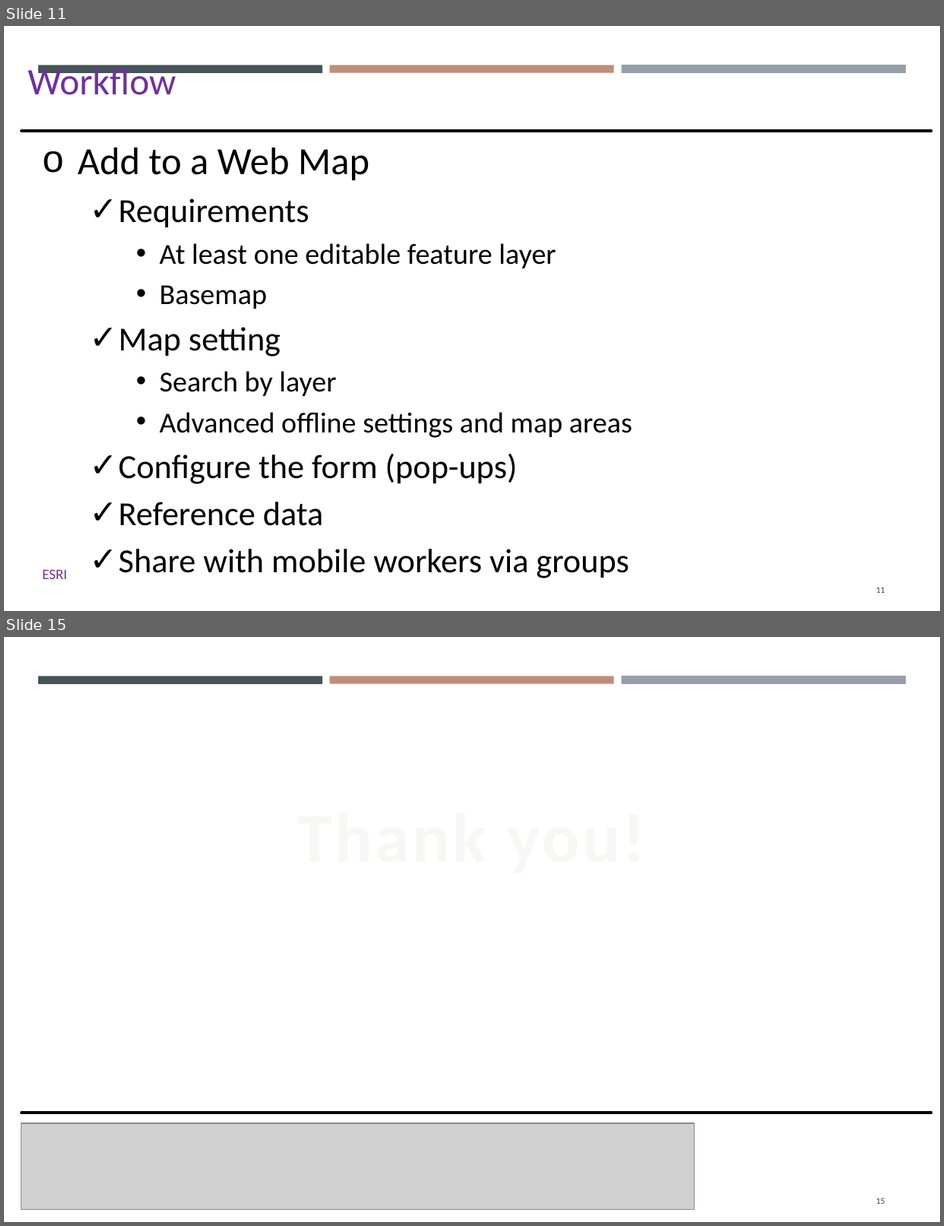
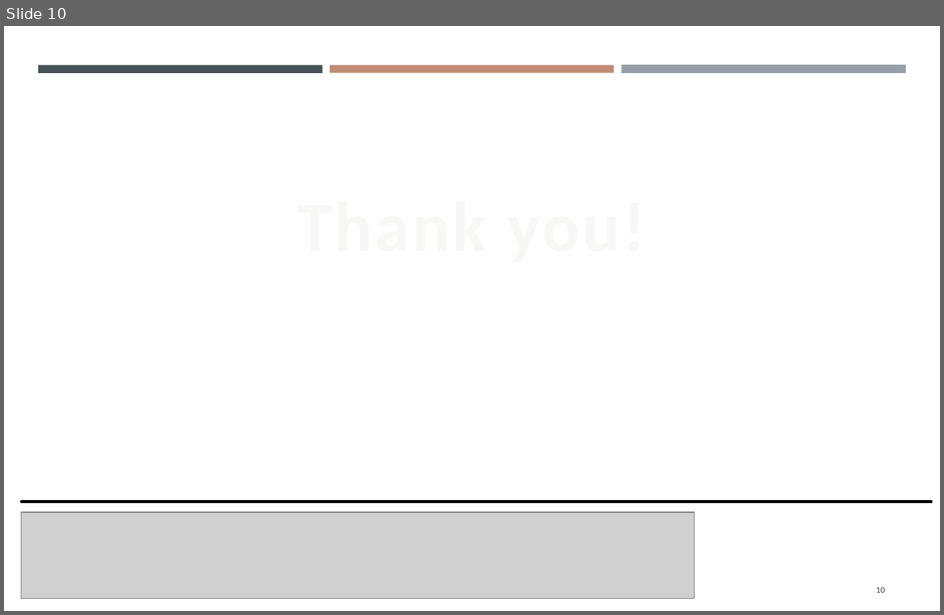
Before and after one commit to gisynw/Field_Techniques, a slide deck: docs/Lectures/Week04/Lecture09_GEOG3319_Suvery123 and Collector.pptx. Shown one above the other, each under a label of ours: slides 11 and 15 before the commit, slide 10 after it; the slides between them are not shown. The pictures are 944x1226 and 944x615 pixels, drawn with LibreOffice and Linux fonts; fonts in the diff are those of the drawing; grey boxes stand for pictures. Boxes give left, top, right and bottom in pixels: in the first picture for what was removed or moved away, otherwise in the second. Text is boxed around its words. In the diff, an @@ line names an element or a change of style, - is before the commit and + after.

```diff
--- a/docs/Lectures/Week04/Lecture09_GEOG3319_Suvery123 and Collector.pptx
+++ b/docs/Lectures/Week04/Lecture09_GEOG3319_Suvery123 and Collector.pptx
@@ slide 11 removed at [4, 26, 940, 611], background #FFFFFF; not listed: 3 template elements that a slide beside it also shows @@
@@ text removed at [28, 65, 176, 95] @@
-Workflow
@@ line removed from (21, 131) to (932, 131) @@
@@ text removed at [78, 148, 633, 579] @@
-o Add to a Web Map
-  ✓ Requirements
-    • At least one editable feature layer
-    • Basemap
-  ✓ Map setting
-    • Search by layer
-    • Advanced offline settings and map areas
-  ✓ Configure the form (pop-ups)
-  ✓ Reference data
-  ✓ Share with mobile workers via groups
@@ text removed at [42, 569, 67, 579] @@
-ESRI
@@ page number removed at [876, 587, 886, 593] @@
-11
@@ what was slide 15 is now slide 10 @@
@@ page number at [876, 587, 886, 593]: text changed @@
-15
+10
```
Also in this commit, not shown: 3 slides changed, 6 slides added, 10 other slides removed, 2 other files.
